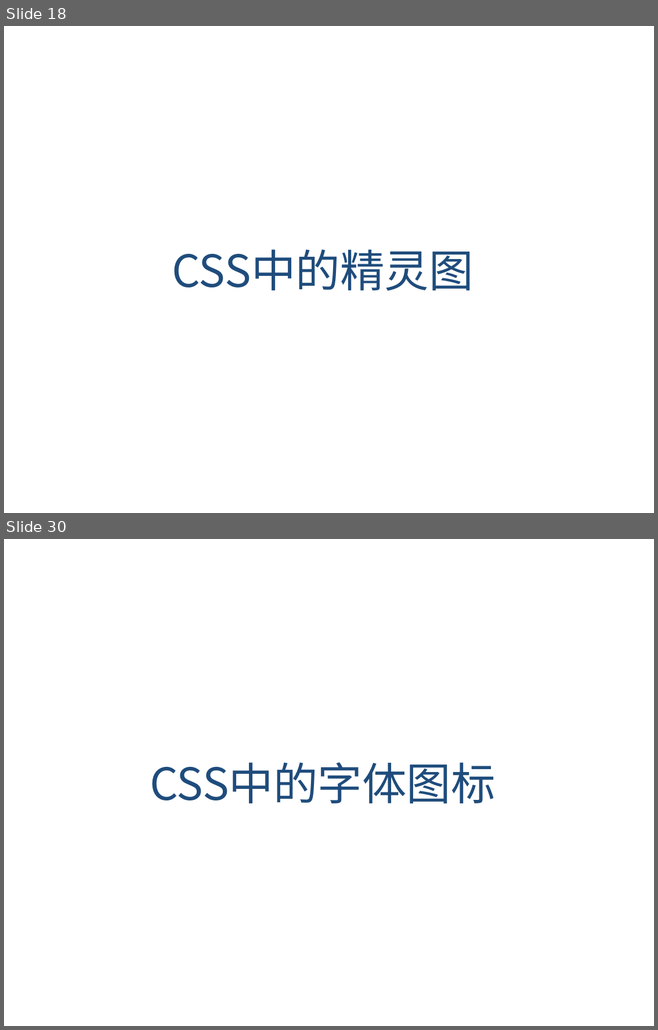
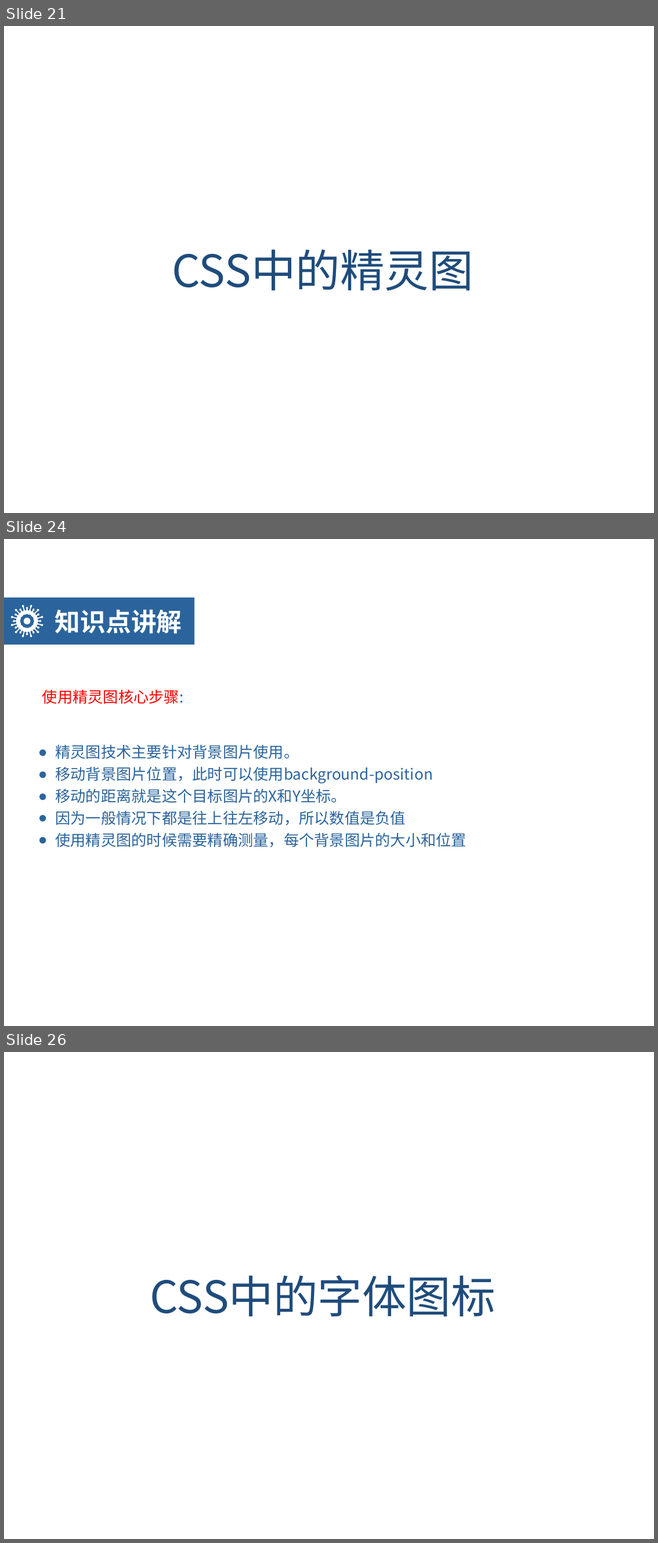
Before and after one commit to Ischenchenya/HTMLandCSSCourse, a slide deck: day06-CSS3/teach/day06-HTML5CSS3.pptx. Shown one above the other, each under a label of ours: slides 18 and 30 before the commit, slides 21, 24 and 26 after it; the slides between them are not shown. The pictures are 658x1030 and 658x1543 pixels, drawn with LibreOffice and Linux fonts; fonts in the diff are those of the drawing; background and template pictures are left out. Boxes give left, top, right and bottom in pixels: in the first picture for what was removed or moved away, otherwise in the second. Text is boxed around its words. In the diff, an @@ line names an element or a change of style, - is before the commit and + after.

```diff
--- a/day06-CSS3/teach/day06-HTML5CSS3.pptx
+++ b/day06-CSS3/teach/day06-HTML5CSS3.pptx
@@ slide 24 added at <box>4,539,654,1026</box>, background picture (left out) @@
@@ rectangle added at <box>4,598,194,645</box>, fill #2B649C @@
@@ freeform shape added at <box>11,605,43,637</box>, fill #FFFFFF @@
@@ text added at <box>55,609,182,634</box>, 40 pt, text #FFFFFF, bold @@
+知识点讲解
@@ text added at <box>42,690,184,704</box>, 24 pt, text #FF0000 @@
+使用精灵图核心步骤:
@@ text added at <box>55,745,466,848</box>, 24 pt, text #2B649C @@
+● 精灵图技术主要针对背景图片使用。
+● 移动背景图片位置，此时可以使用background-position
+● 移动的距离就是这个目标图片的X和Y坐标。
+● 因为一般情况下都是往上往左移动，所以数值是负值
+● 使用精灵图的时候需要精确测量，每个背景图片的大小和位置
@@ what was slide 18 is now slide 21 @@
@@ what was slide 30 is now slide 26 @@
```
Also in this commit, not shown: 10 slides changed, 14 other slides added, 22 slides removed.
